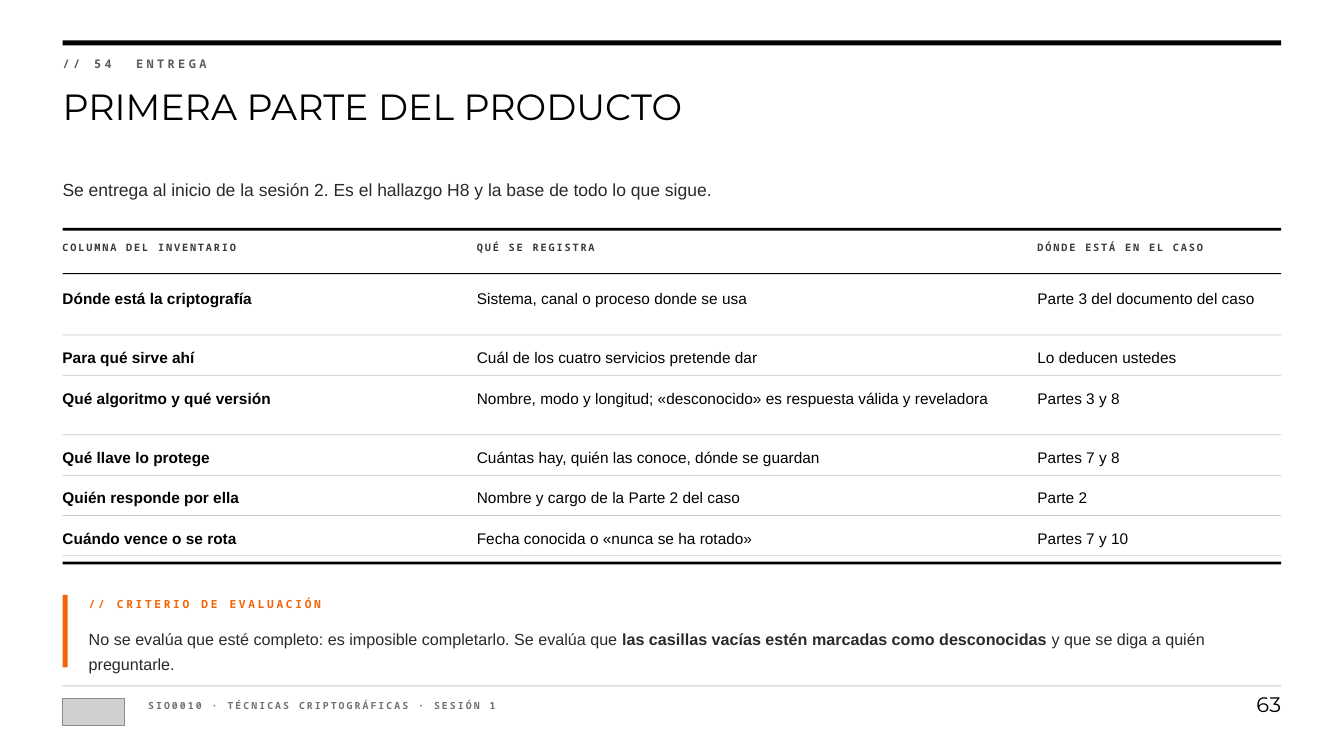
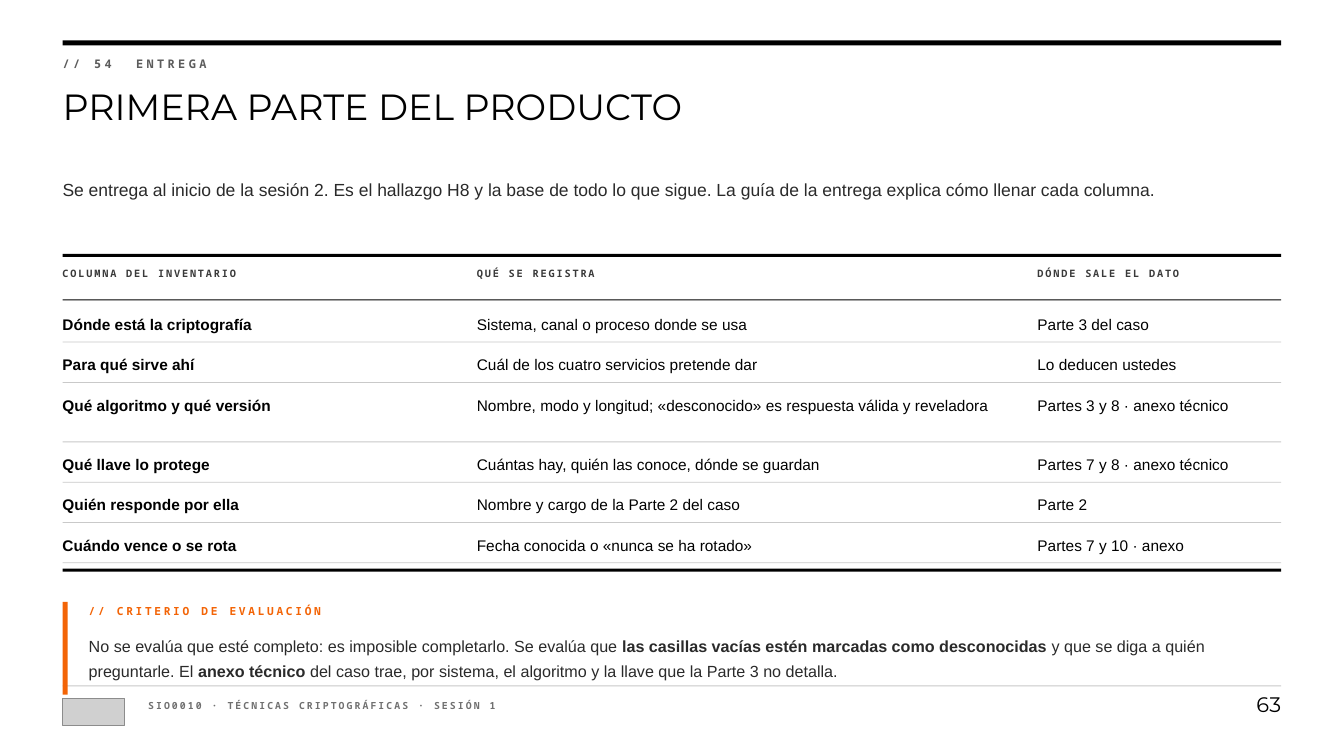
Before and after one commit to andresdapena81/sio0010-tecnicas-criptograficas, a slide deck: slide 63 of presentaciones/SIO0010-S1-Tecnicas-criptograficas.pptx. Drawn at 1344x756 pixels with LibreOffice and Linux fonts; fonts in the diff are those of the drawing; grey boxes stand for pictures. Boxes give left, top, right and bottom in pixels: in the first picture for what was removed or moved away, otherwise in the second. Text is boxed around its words. In the diff, an @@ line names an element or a change of style, - is before the commit and + after.

```diff
--- a/presentaciones/SIO0010-S1-Tecnicas-criptograficas.pptx
+++ b/presentaciones/SIO0010-S1-Tecnicas-criptograficas.pptx
@@ text at [63,183,1155,200]: text changed @@
-Se entrega al inicio de la sesión 2. Es el hallazgo H8 y la base de todo lo que sigue.
+Se entrega al inicio de la sesión 2. Es el hallazgo H8 y la base de todo lo que sigue. La guía de la entrega explica cómo llenar cada columna.
@@ text at [1037,267,1179,277]: text changed @@
-DÓNDE ESTÁ EN EL CASO
+DÓNDE SALE EL DATO
@@ 2 texts, 2 rectangles: place and size @@
-2 texts, 2 rectangles at [62,228,1281,274]
+2 texts, 2 rectangles at [62,254,1281,300]
@@ text "Dónde está la criptografía": place and size @@
-text "Dónde está la criptografía" at [62,292,252,307]
+text "Dónde está la criptografía" at [62,318,252,334]
@@ text "Sistema, canal o proceso donde ...": place and size @@
-text "Sistema, canal o proceso donde ..." at [477,293,747,307]
+text "Sistema, canal o proceso donde ..." at [477,319,747,334]
@@ text at [1037,319,1149,330]: text changed @@
-Parte 3 del documento del caso
+Parte 3 del caso
@@ text at [1037,399,1229,414]: text changed @@
-Partes 3 y 8
+Partes 3 y 8 · anexo técnico
@@ text at [1037,458,1229,474]: text changed @@
-Partes 7 y 8
+Partes 7 y 8 · anexo técnico
@@ 13 texts, 7 rectangles: place and size @@
-13 texts, 7 rectangles at [62,335,1281,608]
+13 texts, 7 rectangles at [62,342,1281,615]
@@ text at [1037,540,1184,554]: text changed @@
-Partes 7 y 10
+Partes 7 y 10 · anexo
@@ rectangle: place and size @@
-rectangle at [63,595,68,667]
+rectangle at [63,602,68,695]
@@ text at [89,640,1204,681]: text changed @@
-No se evalúa que esté completo: es imposible completarlo. Se evalúa que las casillas vacías estén marcadas como desconocidas y que se diga a quién preguntarle.
+No se evalúa que esté completo: es imposible completarlo. Se evalúa que las casillas vacías estén marcadas como desconocidas y que se diga a quién preguntarle. El anexo técnico del caso trae, por sistema, el algoritmo y la llave que la Parte 3 no detalla.
```
Also in this commit, not shown: 1 other slide changed, 21 other files.
